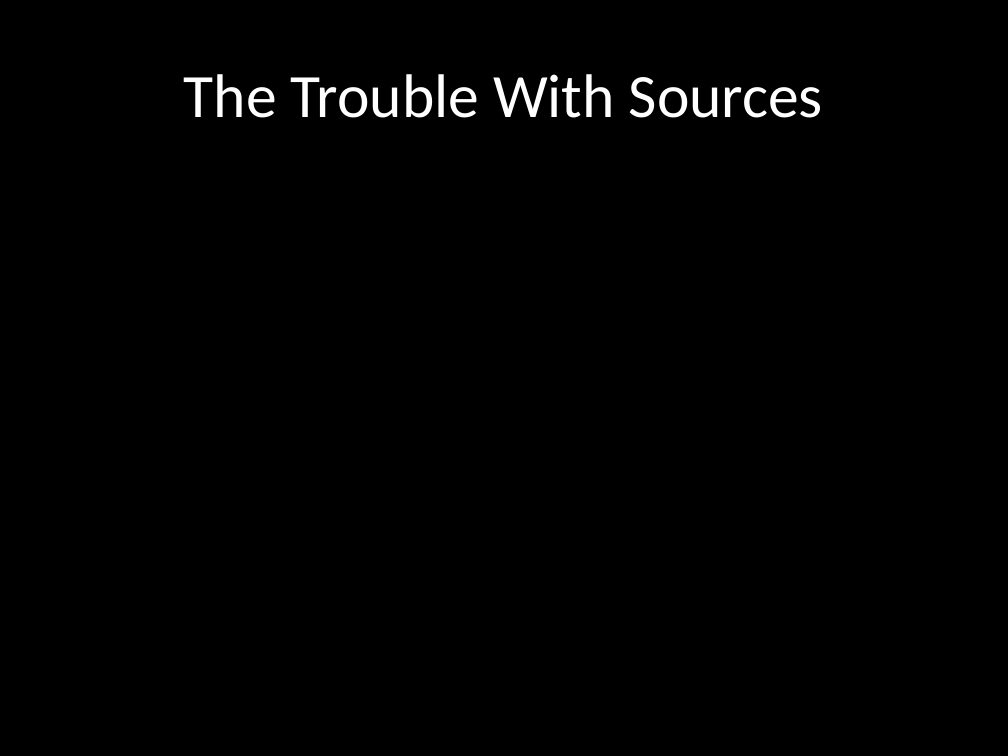
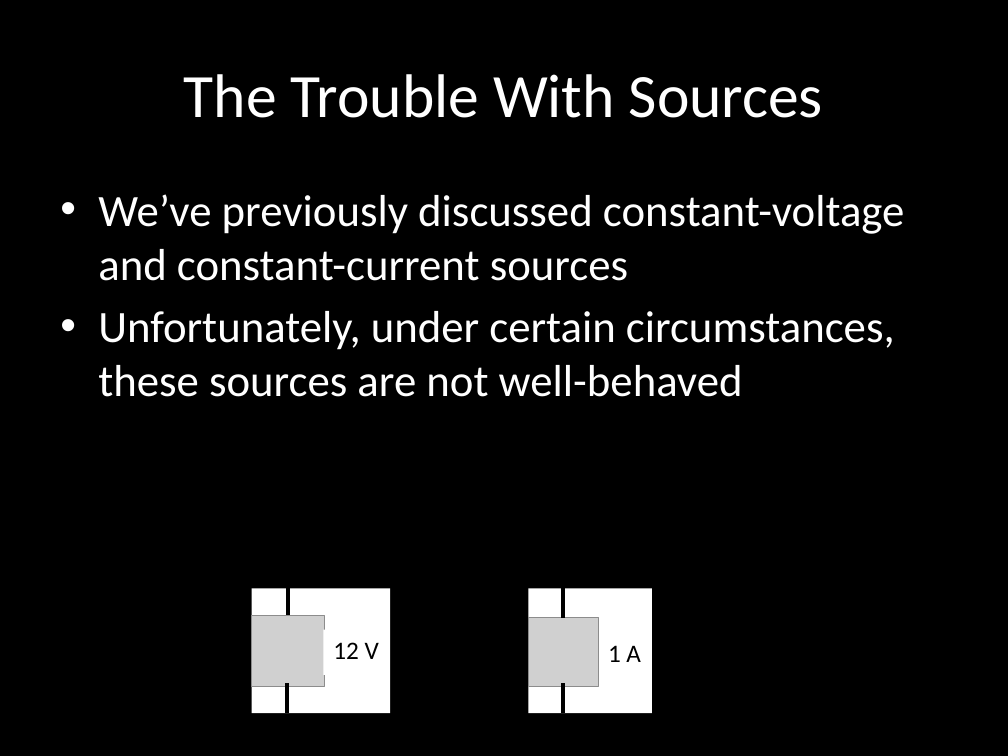
Before and after one commit to carlosgj/FRC-Training, a slide deck: slide 40 of Electronics 101.pptx. Drawn at 1008x756 pixels with LibreOffice and Linux fonts; fonts in the diff are those of the drawing; grey boxes stand for pictures; background and template pictures are left out. Boxes give left, top, right and bottom in pixels: in the first picture for what was removed or moved away, otherwise in the second. Text is boxed around its words. In the diff, an @@ line names an element or a change of style, - is before the commit and + after.

Commit message:
Added source and battery stuff

```diff
--- a/Electronics 101.pptx
+++ b/Electronics 101.pptx
@@ text added at [98,194,905,397], 32 pt, text #FFFFFF @@
+• We’ve previously discussed constant-voltage and constant-current sources
+• Unfortunately, under certain circumstances, these sources are not well-behaved
@@ group added at [252,586,390,714]: 2 rectangles, 2 lines, 1 picture @@
+12 V
@@ group added at [528,589,651,714]: 2 lines, 1 rectangle, 1 text, 1 picture @@
+1 A
```
Also in this commit, not shown: 5 other slides changed, 6 slides added, 1 slide removed.
